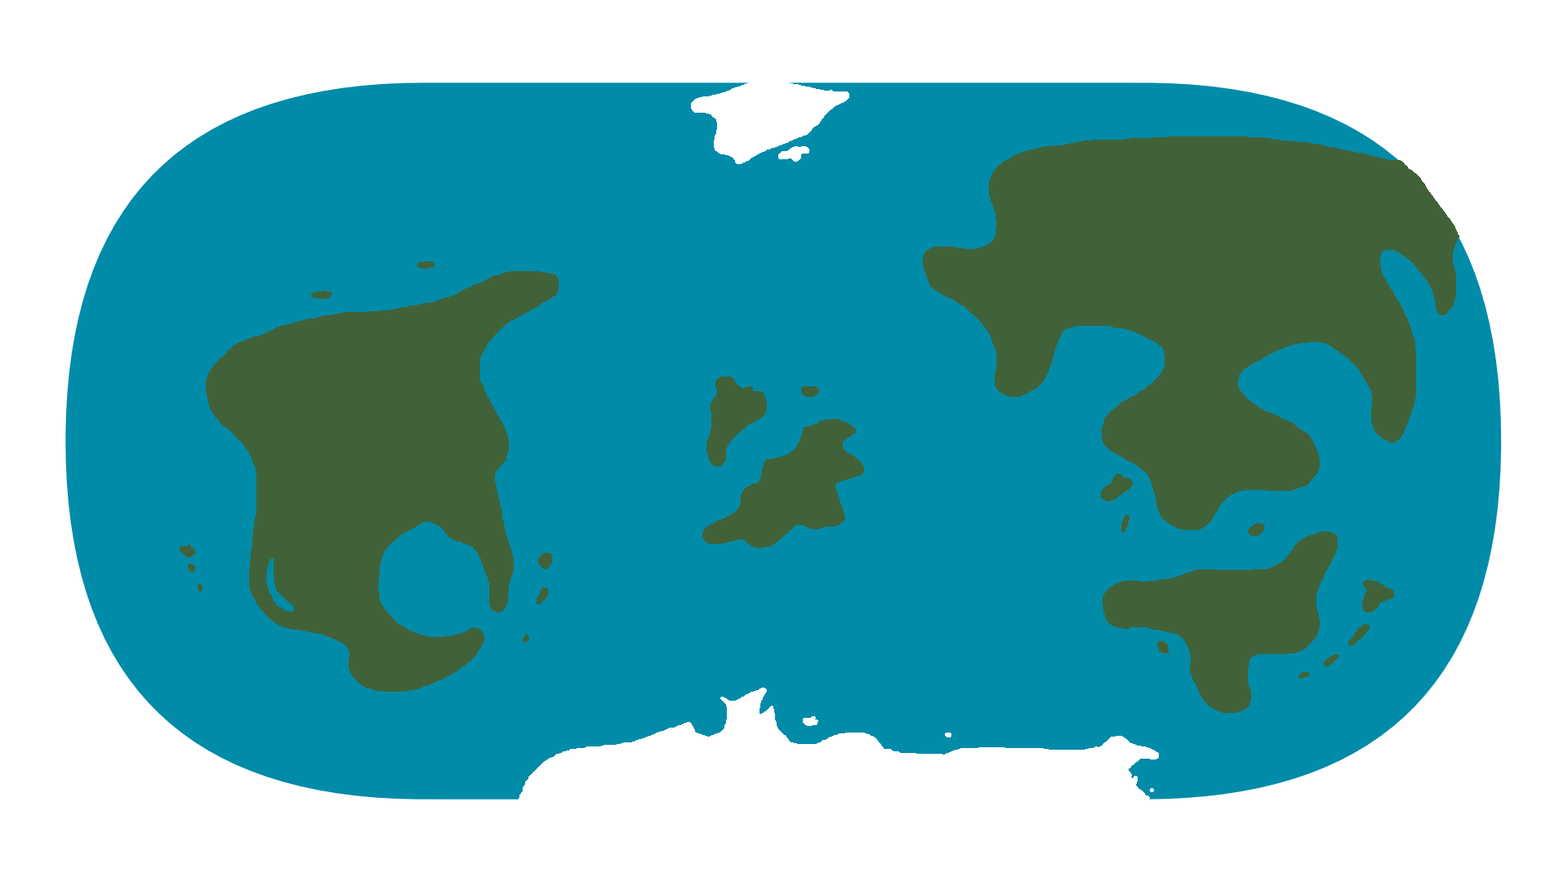
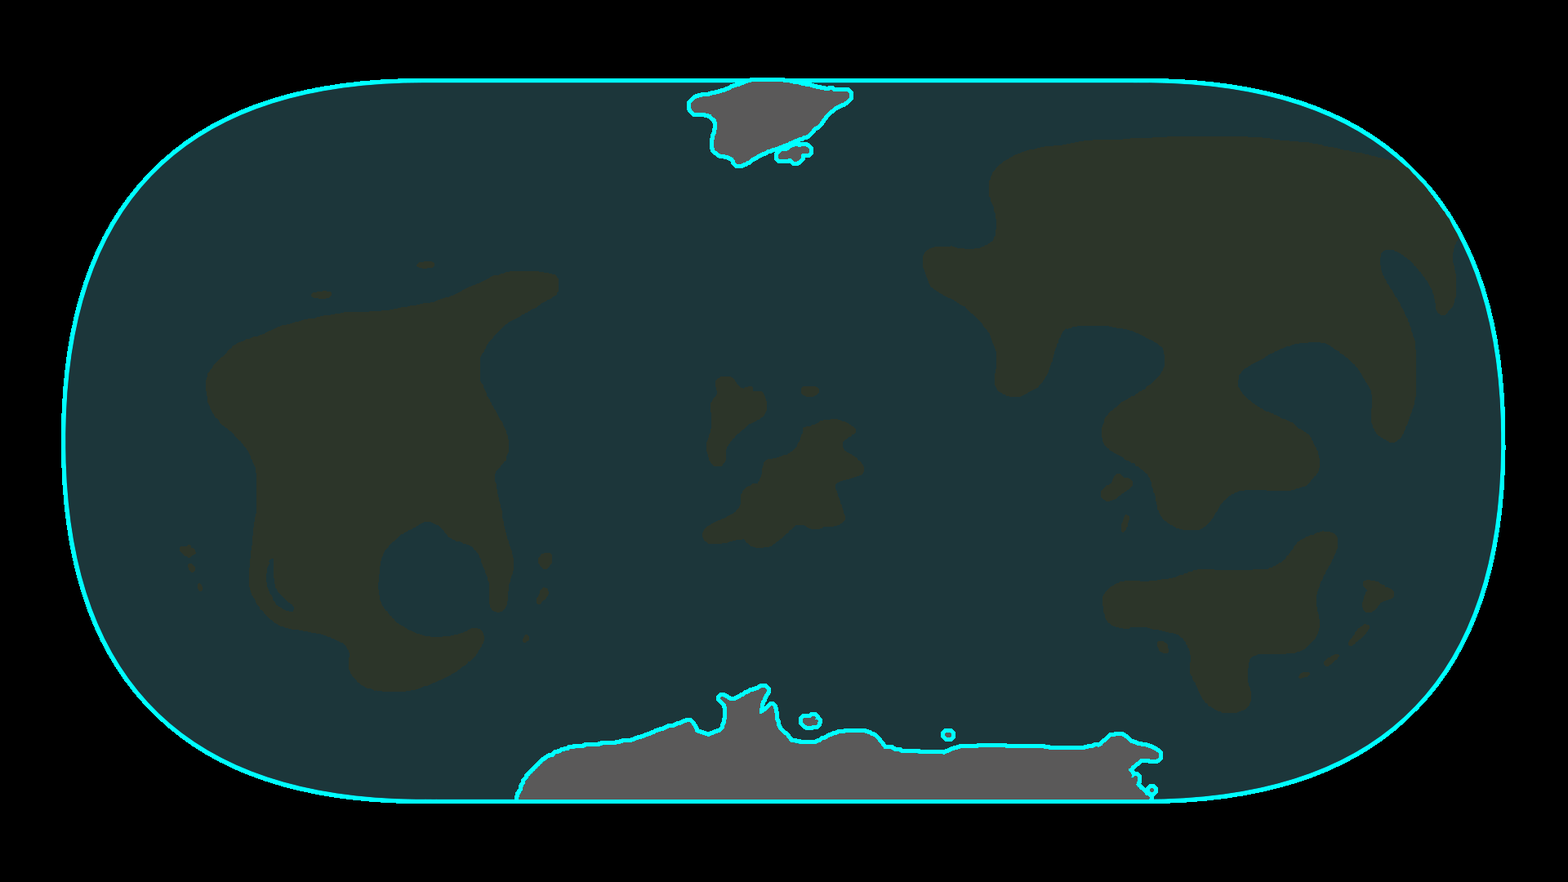
The second 1568px x 882px image is a revision of the first. Changes to its layers:
painted on "Layer 21" over 179, 81, 1460, 800
added layer "Layer 3 copy" above "Layer 3" over 518, 81, 1159, 800
added layer "Layer 3" above "Layer 7 copy" over 514, 77, 1163, 804
added layer "Layer 7 copy" above "Layer 7" over 65, 82, 1502, 800
painted on "Layer 7" over 61, 78, 1506, 804
added layer "Layer 6" over 0, 0, 1568, 882